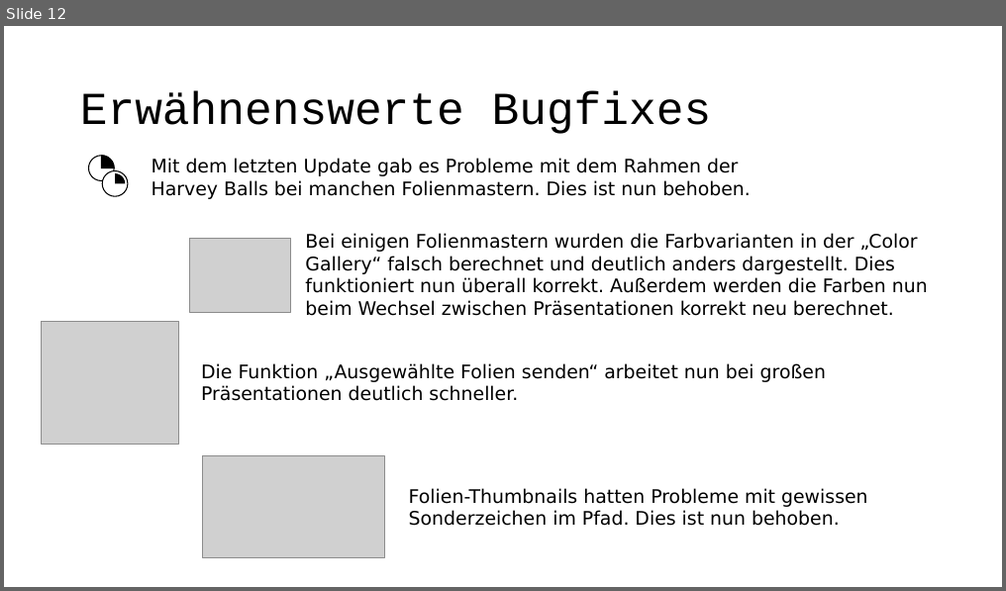
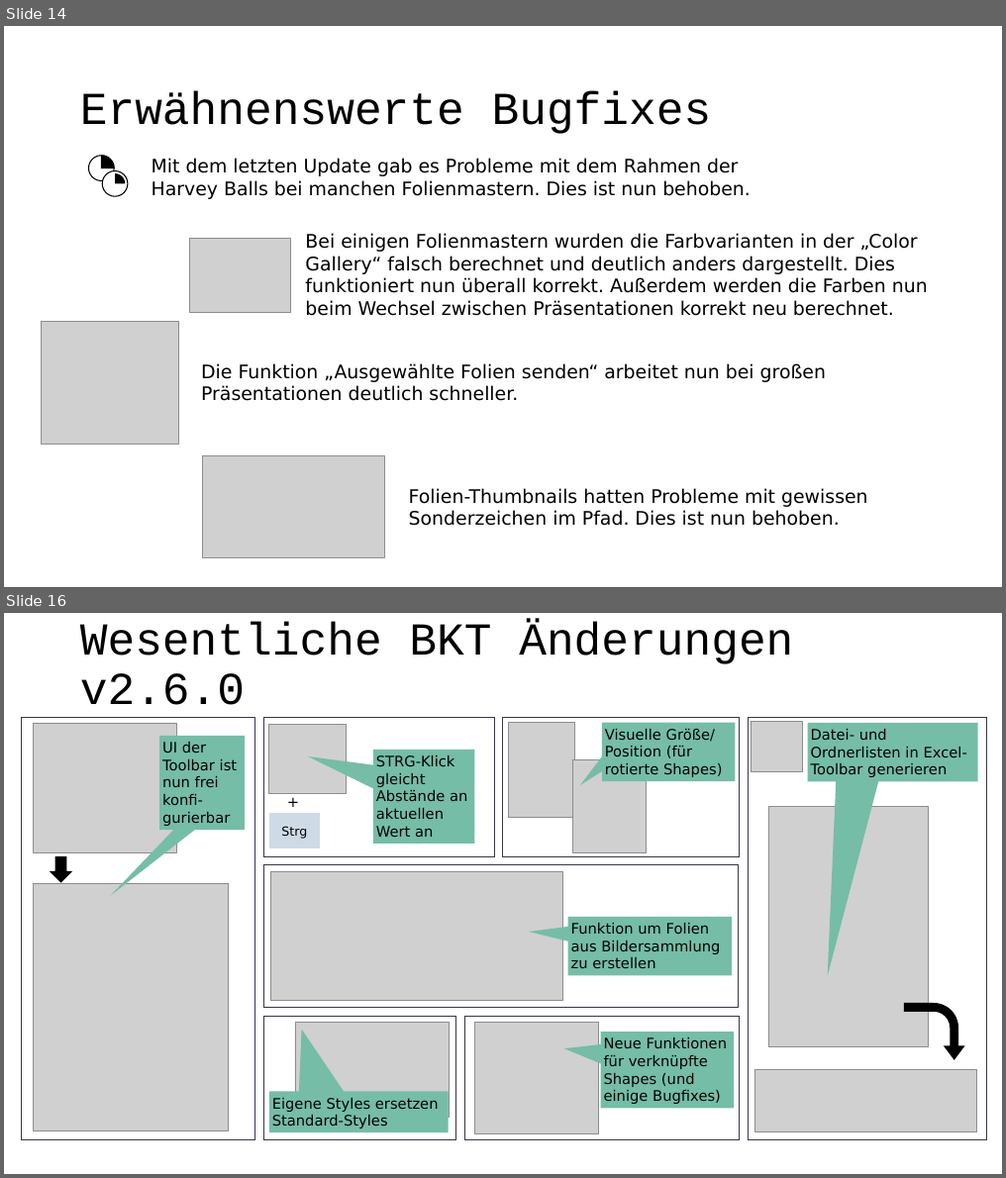
Before and after one commit to pyro-team/bkt-toolbox, a slide deck: documentation/Changelog.pptx. Shown one above the other, each under a label of ours: slide 12 before the commit, slides 14 and 16 after it; the slides between them are not shown. The pictures are 1006x591 and 1006x1178 pixels, drawn with LibreOffice and Linux fonts; fonts in the diff are those of the drawing; grey boxes stand for pictures. Boxes give left, top, right and bottom in pixels: in the first picture for what was removed or moved away, otherwise in the second. Text is boxed around its words. In the diff, an @@ line names an element or a change of style, - is before the commit and + after.

```diff
--- a/documentation/Changelog.pptx
+++ b/documentation/Changelog.pptx
@@ slide 16 added at (4,613,1002,1174), background #FFFFFF @@
@@ title added at (80,622,793,705), 44 pt, text #000000 @@
+Wesentliche BKT Änderungen v2.6.0
@@ rectangle added at (21,717,254,1140), fill #FFFFFF, outline #373545 0.75 pt @@
@@ picture added at (33,723,176,854) @@
@@ rectangle added at (263,717,494,857), fill #FFFFFF, outline #373545 0.75 pt @@
@@ picture added at (269,724,347,793) @@
@@ rectangle added at (502,717,740,857), fill #FFFFFF, outline #373545 0.75 pt @@
@@ picture added at (509,722,574,817) @@
@@ speech box added at (602,722,736,781), fill #75BDA7, 14 pt, text #000000 @@
+Visuelle Größe/ Position (für rotierte Shapes)
@@ rectangle added at (748,717,987,1140), fill #FFFFFF, outline #373545 0.75 pt @@
@@ picture added at (751,722,803,772) @@
@@ speech box added at (808,723,979,782), fill #75BDA7, 14 pt, text #000000 @@
+Datei- und Ordnerlisten in Excel-Toolbar generieren
@@ speech box added at (159,736,245,830), fill #75BDA7, 14 pt, text #000000 @@
+UI der Toolbar ist nun frei konfi-gurierbar
@@ speech box added at (373,750,475,844), fill #75BDA7, 14 pt, text #000000 @@
+STRG-Klick gleicht Abstände an aktuellen Wert an
@@ picture added at (572,761,646,854) @@
@@ rectangle added at (269,814,319,848), fill #CEDBE6, outline #CEDBE6 1 pt, 12 pt, text #000000 @@
+Strg
@@ text added at (287,793,299,811), 14 pt, text #000000 @@
++
@@ picture added at (768,806,929,1048) @@
@@ down arrow added at (49,858,72,883), fill #000000 @@
@@ rectangle added at (263,864,739,1008), fill #FFFFFF, outline #373545 0.75 pt @@
@@ picture added at (270,872,563,1001) @@
@@ picture added at (33,884,228,1132) @@
@@ speech box added at (568,917,733,976), fill #75BDA7, 14 pt, text #000000 @@
+Funktion um Folien aus Bildersammlung zu erstellen
@@ rectangle added at (263,1016,456,1140), fill #FFFFFF, outline #373545 0.75 pt @@
@@ picture added at (295,1023,449,1118) @@
@@ rectangle added at (464,1016,739,1140), fill #FFFFFF, outline #373545 0.75 pt @@
@@ picture added at (475,1023,599,1134) @@
@@ bent arrow added at (904,1004,965,1060), fill #000000 @@
@@ speech box added at (601,1032,734,1109), fill #75BDA7, 14 pt, text #000000 @@
+Neue Funktionen für verknüpfte Shapes (und einige Bugfixes)
@@ picture added at (754,1070,977,1133) @@
@@ speech box added at (269,1091,448,1133), fill #75BDA7, 14 pt, text #000000 @@
+Eigene Styles ersetzen Standard-Styles
@@ what was slide 12 is now slide 14 @@
```
Also in this commit, not shown: 8 other slides added, 1 other file.
